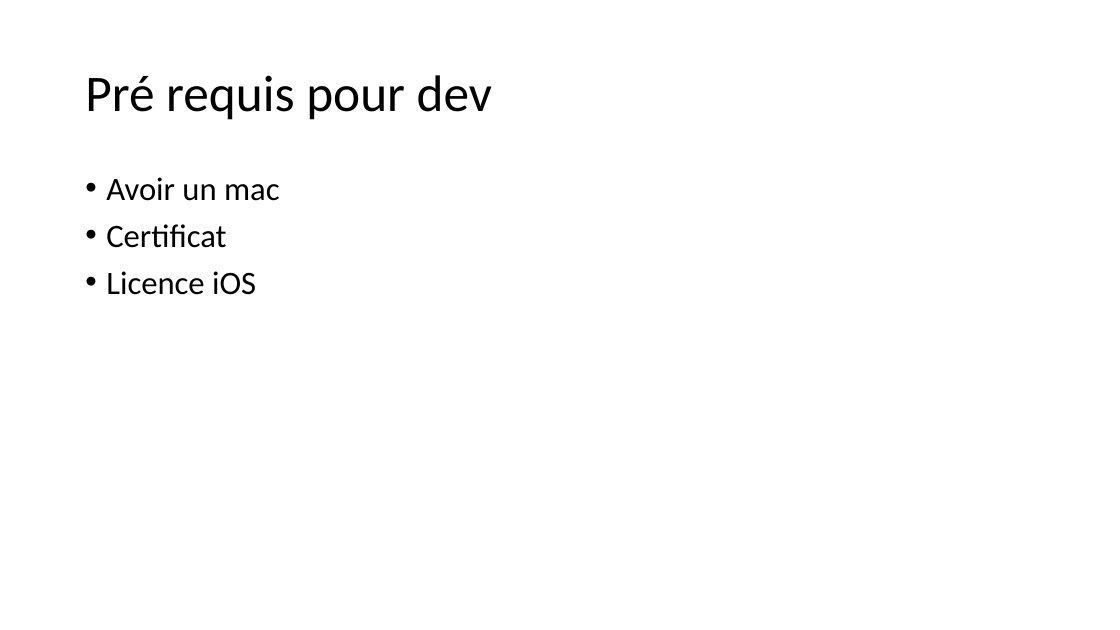
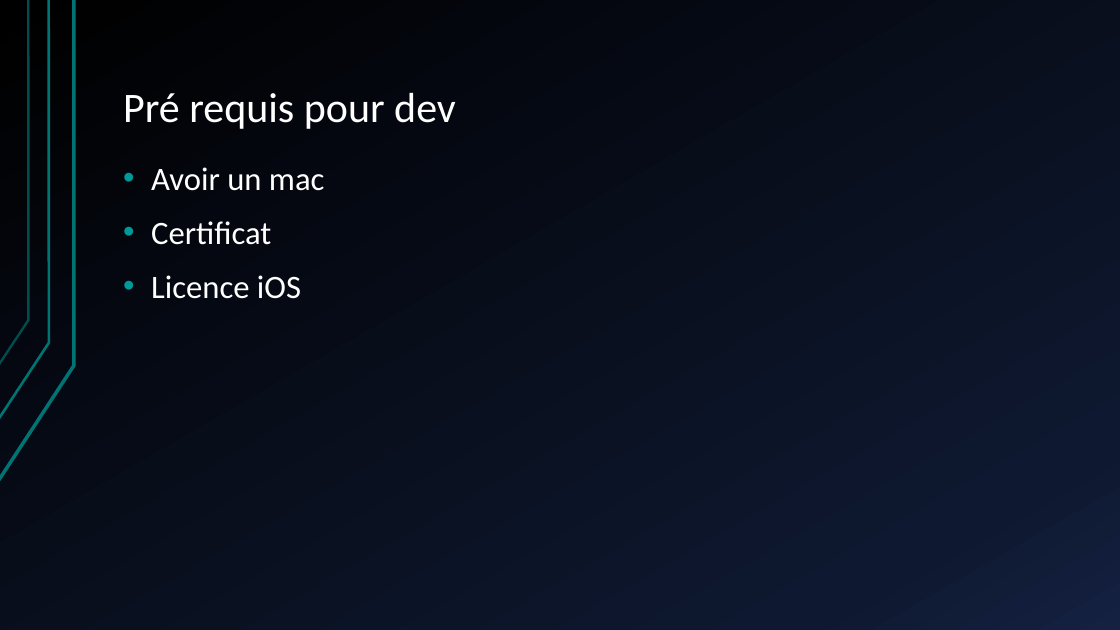
Before and after one commit to jordane-quincy/M2_DevMobileIos, a slide deck: slide 5 of Présentation.pptx. Drawn at 1120x630 pixels with LibreOffice and Linux fonts; fonts in the diff are those of the drawing. Boxes give left, top, right and bottom in pixels: in the first picture for what was removed or moved away, otherwise in the second. Text is boxed around its words. In the diff, an @@ line names an element or a change of style, - is before the commit and + after.

```diff
--- a/Présentation.pptx
+++ b/Présentation.pptx
@@ background #FFFFFF to gradient #000000 to #0F1931 to #142242 @@
@@ freeform shape added at (x1=0, y1=0, x2=74, y2=481), outline #007373 3 pt @@
@@ freeform shape added at (x1=0, y1=0, x2=49, y2=419), outline #007373 2.25 pt @@
@@ freeform shape added at (x1=0, y1=0, x2=29, y2=365), outline #007373 2 pt @@
@@ title "Pré requis pour dev" moved from (x1=85, y1=75, x2=492, y2=120) to (x1=123, y1=93, x2=456, y2=129) @@
@@ title "Pré requis pour dev" at (x1=123, y1=93, x2=456, y2=129): size 44 to 36 pt, text colour #000000 to #FFFFFF; vertical alignment middle to bottom @@
@@ text "Avoir un mac" moved from (x1=106, y1=177, x2=280, y2=295) to (x1=151, y1=167, x2=325, y2=299) @@
@@ text "Avoir un mac" at (x1=151, y1=167, x2=325, y2=299): text colour #000000 to #FFFFFF; indent changed; more space between paragraphs @@
```
Also in this commit, not shown: 22 other slides changed.
